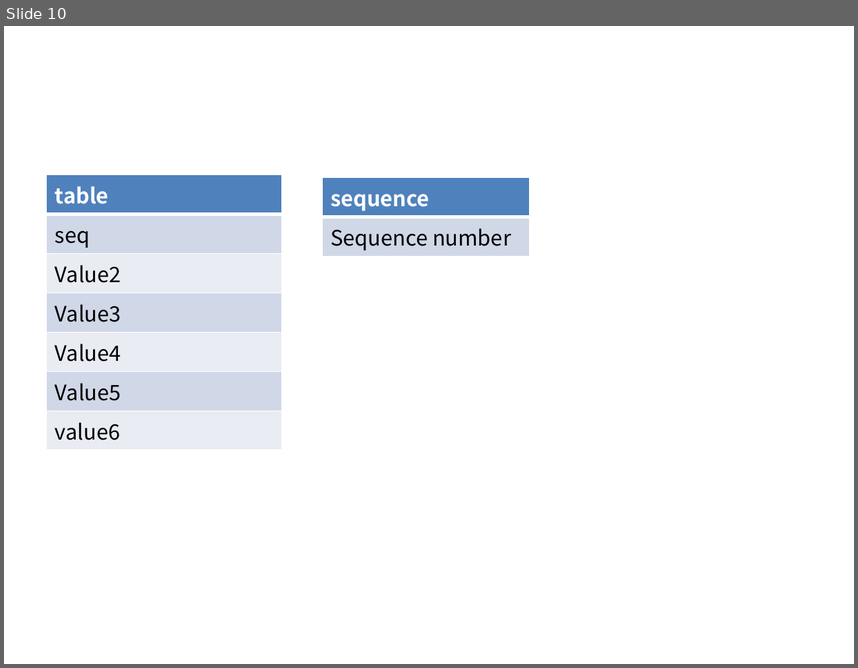
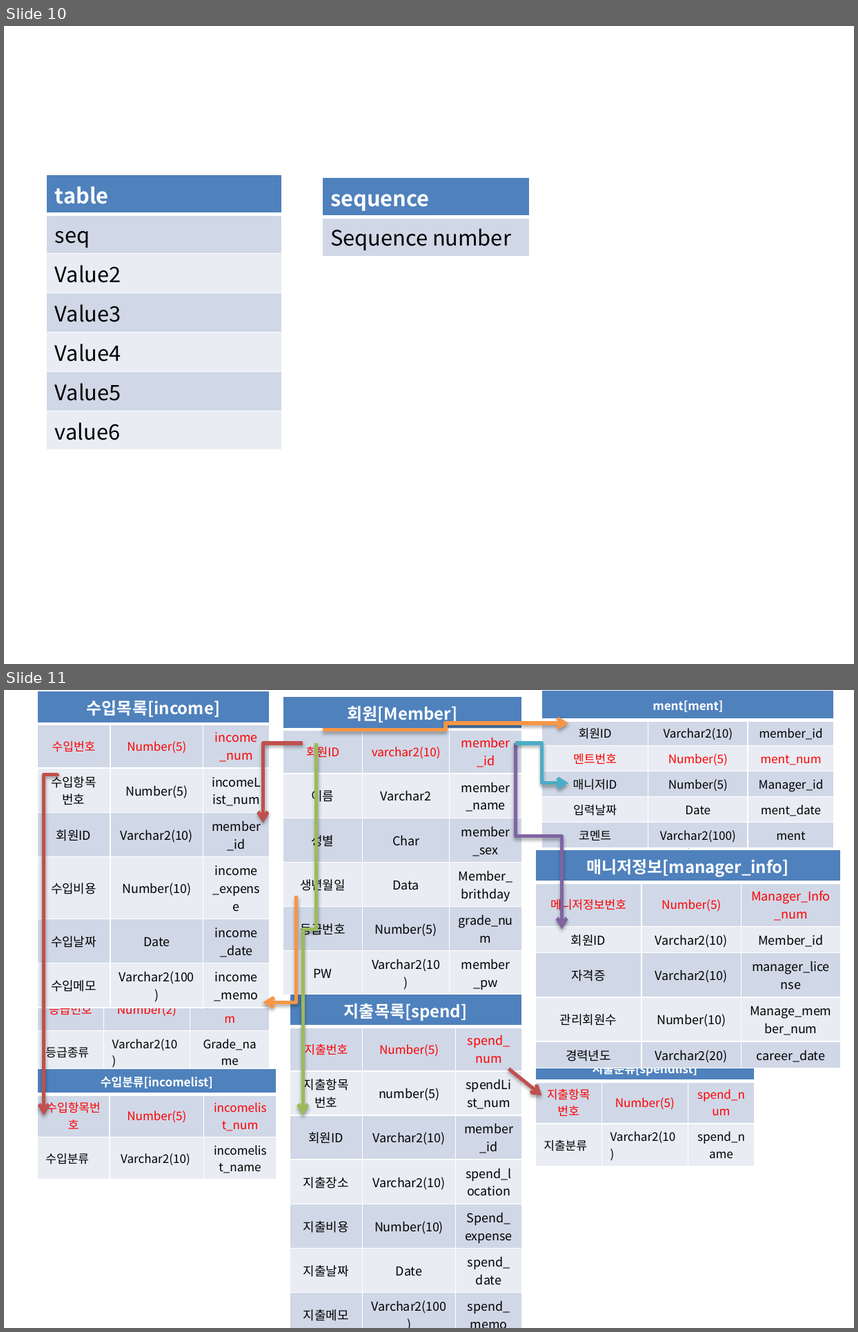
Before and after one commit to seojinkim/SecondProject, a slide deck: SecondProject/SecondProject.pptx. Shown one above the other, each under a label of ours: slide 10 before the commit, slides 10 and 11 after it. The pictures are 858x668 and 858x1332 pixels, drawn with LibreOffice and Linux fonts; fonts in the diff are those of the drawing. Boxes give left, top, right and bottom in pixels: in the first picture for what was removed or moved away, otherwise in the second. Text is boxed around its words. In the diff, an @@ line names an element or a change of style, - is before the commit and + after.

```diff
--- a/SecondProject/SecondProject.pptx
+++ b/SecondProject/SecondProject.pptx
@@ slide 11 added at [4, 690, 854, 1328], background #FFFFFF @@
@@ table added at [37, 691, 269, 1053], 7 rows, 3 columns @@
+수입목록[income] |  | 
+수입번호 | Number(5) | income_num
+수입항목번호 | Number(5) | incomeList_num
+회원ID | Varchar2(10) | member_id
+수입비용 | Number(10) | income_expense
+수입날짜 | Date | income_date
+수입메모 | Varchar2(100) | income_memo
@@ table added at [283, 697, 522, 1066], 7 rows, 3 columns @@
+회원[Member] |  | 
+회원ID | varchar2(10) | member_id
+이름 | Varchar2 | member_name
+성별 | Char | member_sex
+생년월일 | Data | Member_brithday
+등급번호 | Number(5) | grade_num
+PW | Varchar2(10) | member_pw
@@ table added at [542, 690, 835, 845], 6 rows, 3 columns @@
+ment[ment] |  | 
+회원ID | Varchar2(10) | member_id
+멘트번호 | Number(5) | ment_num
+매니저ID | Number(5) | Manager_id
+입력날짜 | Date | ment_date
+코멘트 | Varchar2(100) | ment
@@ elbow arrow added from (323, 730) to (568, 723), #F79646 3 pt @@
@@ elbow arrow added from (303, 742) to (263, 822), #C0504D 3 pt @@
@@ elbow arrow added from (316, 742) to (303, 1115), #9BBB59 3 pt @@
@@ elbow arrow added from (516, 742) to (562, 929), #8064A2 3 pt @@
@@ elbow arrow added from (516, 742) to (568, 782), #4BACC6 3 pt @@
@@ elbow arrow added from (56, 777) to (44, 1115), #C0504D 3 pt @@
@@ line added from (688, 803) to (689, 889), #4B7EBC 0.75 pt @@
@@ table added at [535, 849, 840, 1065], 6 rows, 3 columns @@
+매니저정보[manager_info] |  | 
+메니저정보번호 | Number(5) | Manager_Info_num
+회원ID | Varchar2(10) | Member_id
+자격증 | Varchar2(10) | manager_license
+관리회원수 | Number(10) | Manage_member_num
+경력년도 | Varchar2(20) | career_date
@@ elbow arrow added from (297, 896) to (263, 1002), #F79646 3 pt @@
@@ table added at [37, 962, 270, 1176], 3 rows, 3 columns @@
+등급[Grade] |  | 
+등급번호 | Number(2) | grade_num
+등급종류 | Varchar2(10) | Grade_name
@@ table added at [290, 994, 522, 1323], 8 rows, 3 columns @@
+지출목록[spend] |  | 
+지출번호 | Number(5) | spend_num
+지출항목번호 | number(5) | spendList_num
+회원ID | Varchar2(10) | member_id
+지출장소 | Varchar2(10) | spend_location
+지출비용 | Number(10) | Spend_expense
+지출날짜 | Date | spend_date
+지출메모 | Varchar2(100) | spend_memo
@@ table added at [535, 1056, 755, 1154], 3 rows, 3 columns @@
+지출분류[spendlist] |  | 
+지출항목번호 | Number(5) | spend_num
+지출분류 | Varchar2(10) | spend_name
@@ table added at [37, 1068, 276, 1168], 3 rows, 3 columns @@
+수입분류[incomelist] |  | 
+수입항목번호 | Number(5) | incomelist_num
+수입분류 | Varchar2(10) | incomelist_name
@@ arrow added from (509, 1068) to (542, 1096), #C0504D 3 pt @@
```
Also in this commit, not shown: 2 slides changed, 45 other files.
